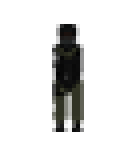
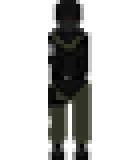
Layer changes from the first 136px x 160px image to the second:
renamed "Layer 1" to "Layer 2", painted on it over [48,0,92,160]
